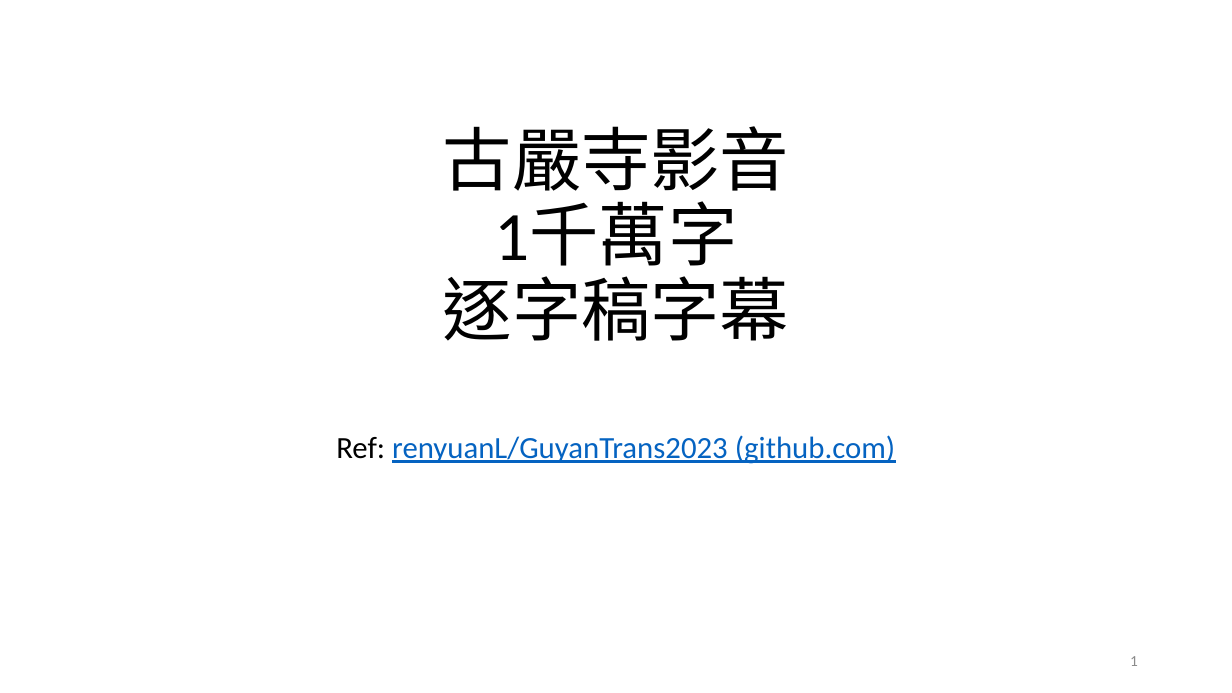
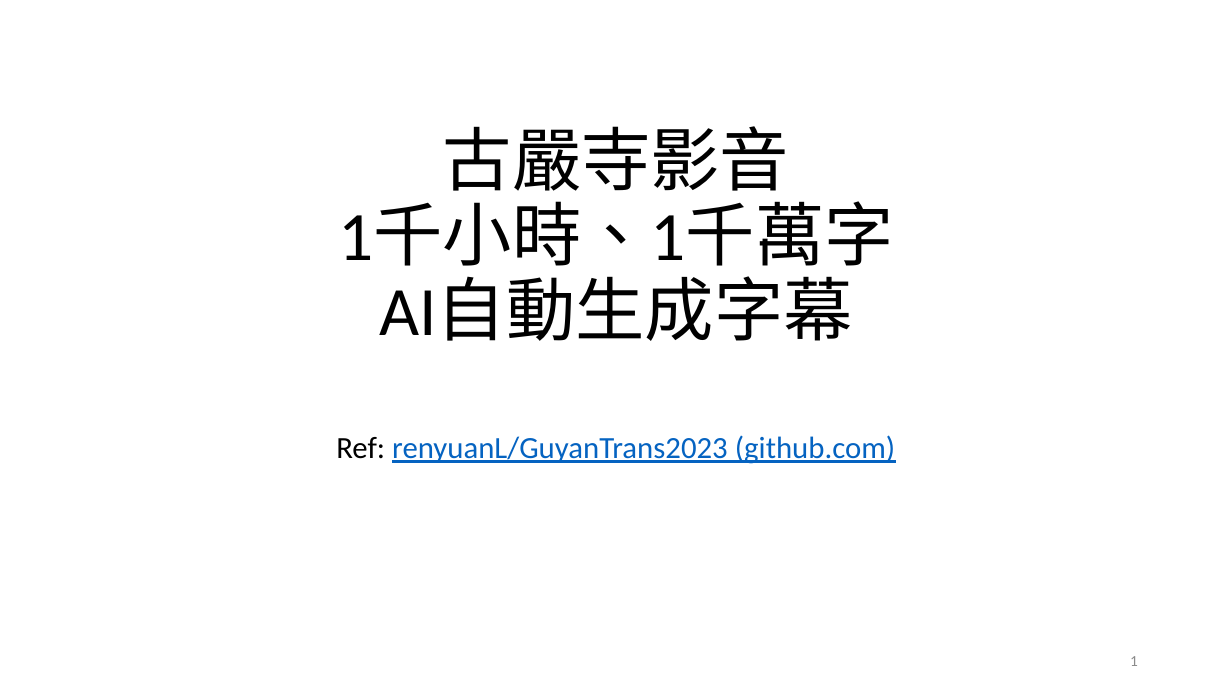
Before and after one commit to renyuanL/GuyanTrans2023, a slide deck: slide 1 of 古嚴寺影音逐字稿.pptx. Drawn at 1232x693 pixels with LibreOffice and Linux fonts; fonts in the diff are those of the drawing. Boxes give left, top, right and bottom in pixels: in the first picture for what was removed or moved away, otherwise in the second. Text is boxed around its words. In the diff, an @@ line names an element or a change of style, - is before the commit and + after.

```diff
--- a/古嚴寺影音逐字稿.pptx
+++ b/古嚴寺影音逐字稿.pptx
@@ title at (338,126,893,341): text changed @@
-古嚴寺影音
-1千萬字
-逐字稿字幕
+古嚴寺影音
+1千小時、1千萬字
+AI自動生成字幕
```
Also in this commit, not shown: 2 other slides changed, 1 other file.
